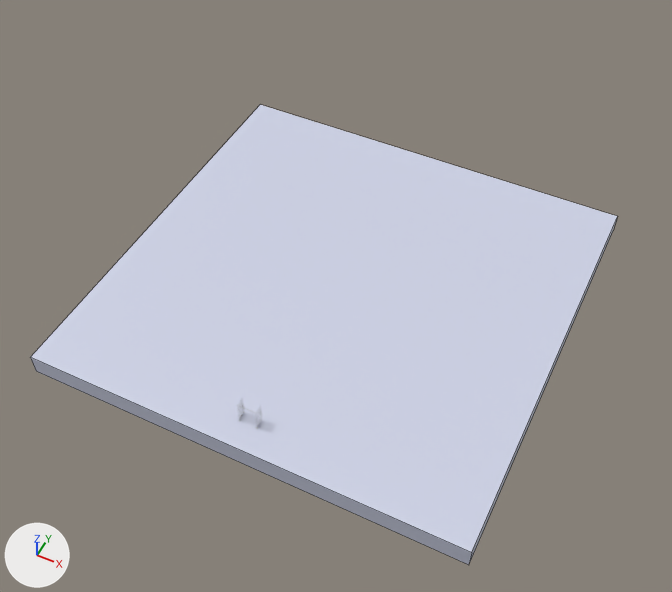
Renders of the Blender file src/assets/models/isometric_office/untitled.blend from each side of a commit.
The view is the same before and after, from a 50 mm lens placed at (25.3, -29.0, 64.1), pointed at (0.7, 20.3, 2.4). Arrows for +X, +Y and +Z are at lower left; the lights stay in place. Mesh edges are drawn as thin lines on the coarser meshes.
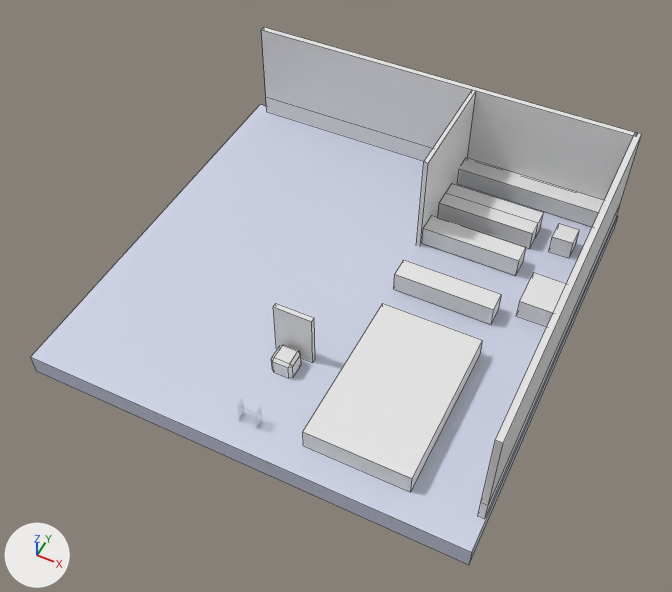
Changed parts and their boxes (x1, y1, x2, y2) in the pictures (672 x 592 px):
```json
{"object": "Cube.004", "change": "added", "after": [261, 27, 635, 200]}
{"object": "Cube.002", "change": "added", "after": [303, 303, 483, 492]}
{"object": "Cube.006", "change": "added", "after": [478, 132, 641, 518]}
{"object": "Cube.005", "change": "added", "after": [458, 158, 604, 227]}
{"object": "Cube.008", "change": "added", "after": [438, 183, 544, 249]}
{"object": "Cube.007", "change": "added", "after": [416, 90, 476, 246]}
{"object": "Cube.012", "change": "added", "after": [394, 260, 502, 324]}
{"object": "Cube.009", "change": "added", "after": [422, 215, 526, 275]}
{"object": "Cube.001", "change": "added", "after": [273, 303, 315, 362]}
{"object": "Cube.011", "change": "added", "after": [517, 272, 567, 326]}
{"object": "Cube.003", "change": "added", "after": [272, 345, 301, 378]}
{"object": "Cube.010", "change": "added", "after": [549, 223, 579, 258]}
```

The change, as JSON lines over the scene's bpy script:
```json
{"op": "add", "block": "me_cube_017", "code": ["me_cube_017 = bpy.data.meshes.new('Cube.017')", "me_cube_017.from_pydata(...)  # a box spanning x -1.0..1.0, y -1.0..1.0, z -1.0..1.0"]}
{"op": "add", "block": "me_cube_011", "code": ["me_cube_011 = bpy.data.meshes.new('Cube.011')", "me_cube_011.from_pydata(...)  # 16 vertices, 14 faces; spans x -1.0..1.0, y -1.0..1.0, z -1.0..1.0"]}
{"op": "add", "block": "me_cube_009", "code": ["me_cube_009 = bpy.data.meshes.new('Cube.009')", "me_cube_009.from_pydata(...)  # 12 vertices, 10 faces; spans x -1.0..1.0, y -1.0..1.0, z -1.0..9.28"]}
{"op": "add", "block": "me_cube_004", "code": ["me_cube_004 = bpy.data.meshes.new('Cube.004')", "me_cube_004.from_pydata(...)  # 24 vertices, 26 faces; spans x -1.0..1.0, y -1.0..1.0, z -1.0..1.0"]}
{"op": "add", "block": "ob_cube_012", "code": ["ob_cube_012 = bpy.data.objects.new('Cube.012', me_cube_017)", "ob_cube_012.location = (9.18, 25.47, 2.1)", "ob_cube_012.scale = (4.71, 1.0, 1.0)"]}
{"op": "add", "block": "ob_cube_011", "code": ["ob_cube_011 = bpy.data.objects.new('Cube.011', me_cube_017.copy())", "ob_cube_011.location = (17.54, 28.46, 1.96)", "ob_cube_011.scale = (2.0, 1.94, 1.0)"]}
{"op": "add", "block": "ob_cube_010", "code": ["ob_cube_010 = bpy.data.objects.new('Cube.010', me_cube_017.copy())", "ob_cube_010.location = (16.62, 36.54, 1.96)"]}
{"op": "add", "block": "ob_cube_009", "code": ["ob_cube_009 = bpy.data.objects.new('Cube.009', me_cube_017.copy())", "ob_cube_009.location = (9.18, 32.06, 2.1)", "ob_cube_009.scale = (4.71, 1.0, 1.0)"]}
{"op": "add", "block": "ob_cube_008", "code": ["ob_cube_008 = bpy.data.objects.new('Cube.008', me_cube_011)", "ob_cube_008.location = (9.18, 36.57, 2.1)", "ob_cube_008.scale = (4.71, 1.6, 1.0)"]}
{"op": "add", "block": "ob_cube_007", "code": ["ob_cube_007 = bpy.data.objects.new('Cube.007', me_cube_017.copy())", "ob_cube_007.location = (4.23, 36.61, 5.65)", "ob_cube_007.scale = (0.217, 5.86, 5.55)"]}
{"op": "add", "block": "ob_cube_006", "code": ["ob_cube_006 = bpy.data.objects.new('Cube.006', me_cube_009)", "ob_cube_006.location = (19.77, 24.75, 1.94)", "ob_cube_006.rotation_euler = (0.0, 0.0, 1.571)  # degrees (0, 0, 90)", "ob_cube_006.scale = (18.3, 0.281, 1.0)"]}
{"op": "add", "block": "ob_cube_005", "code": ["ob_cube_005 = bpy.data.objects.new('Cube.005', me_cube_017.copy())", "ob_cube_005.location = (11.92, 41.49, 2.1)", "ob_cube_005.scale = (7.6, 1.0, 1.0)"]}
{"op": "add", "block": "ob_cube_004", "code": ["ob_cube_004 = bpy.data.objects.new('Cube.004', me_cube_009.copy())", "ob_cube_004.location = (0.41, 42.75, 1.94)", "ob_cube_004.scale = (19.3, 0.281, 1.0)"]}
{"op": "add", "block": "ob_cube_003", "code": ["ob_cube_003 = bpy.data.objects.new('Cube.003', me_cube_004)", "ob_cube_003.location = (0.0, 12.37, 1.74)"]}
{"op": "add", "block": "ob_cube_002", "code": ["ob_cube_002 = bpy.data.objects.new('Cube.002', me_cube_017.copy())", "ob_cube_002.location = (9.57, 13.5, 1.98)", "ob_cube_002.scale = (4.64, 7.45, 1.0)"]}
{"op": "add", "block": "ob_cube_001", "code": ["ob_cube_001 = bpy.data.objects.new('Cube.001', me_cube_017.copy())", "ob_cube_001.location = (-0.03, 14.01, 3.65)", "ob_cube_001.scale = (1.78, 0.22, 2.71)"]}
```
